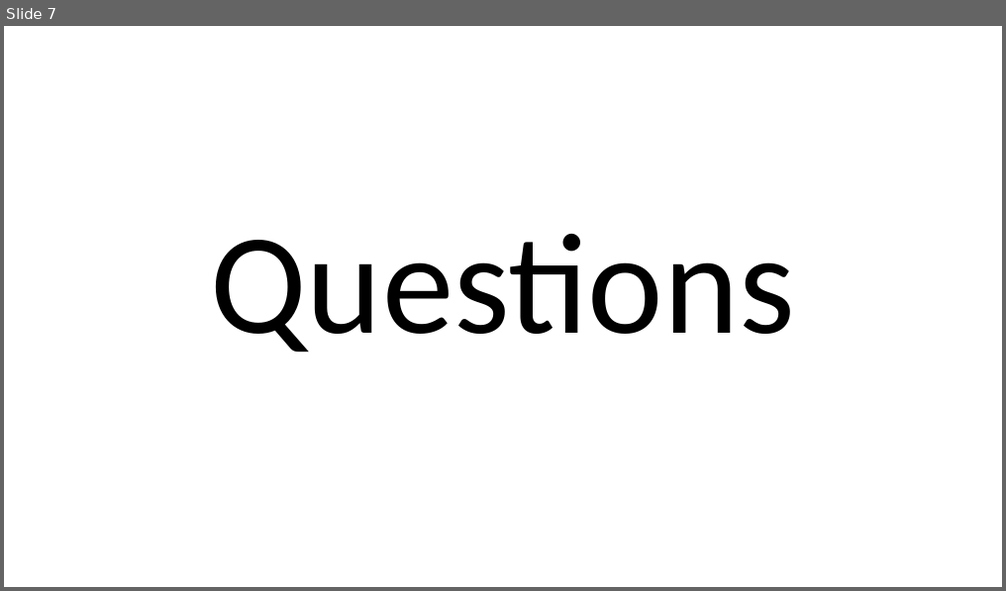
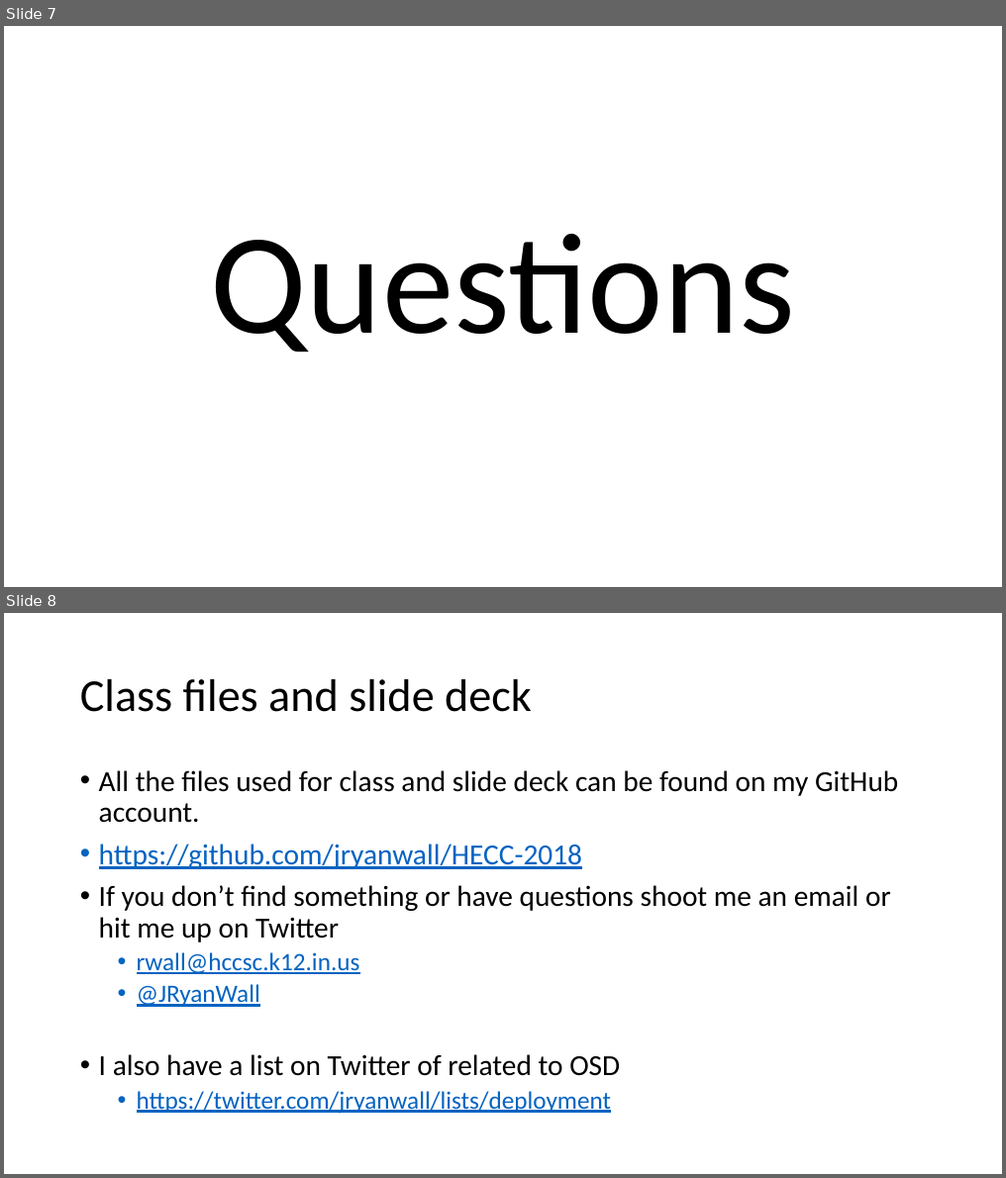
Before and after one commit to fydexx/HECC-2018, a slide deck: Part_02/Section03.pptx. Shown one above the other, each under a label of ours: slide 7 before the commit, slides 7 and 8 after it. The pictures are 1006x591 and 1006x1178 pixels, drawn with LibreOffice and Linux fonts; fonts in the diff are those of the drawing. Boxes give left, top, right and bottom in pixels: in the first picture for what was removed or moved away, otherwise in the second. Text is boxed around its words. In the diff, an @@ line names an element or a change of style, - is before the commit and + after.

```diff
--- a/Part_02/Section03.pptx
+++ b/Part_02/Section03.pptx
@@ slide 8 added at bbox=[4, 613, 1002, 1174], background #FFFFFF @@
@@ title added at bbox=[80, 679, 532, 712], 44 pt, text #000000 @@
+Class files and slide deck
@@ text added at bbox=[99, 770, 898, 1114], 28 pt, text #000000 @@
+• All the files used for class and slide deck can be found on my GitHub account.
+• https://github.com/jryanwall/HECC-2018
+• If you don’t find something or have questions shoot me an email or hit me up on Twitter
+  • rwall@hccsc.k12.in.us
+  • @JRyanWall
+• I also have a list on Twitter of related to OSD
+  • https://twitter.com/jryanwall/lists/deployment
```
Also in this commit, not shown: 1 other slide added, 1 slide removed.
